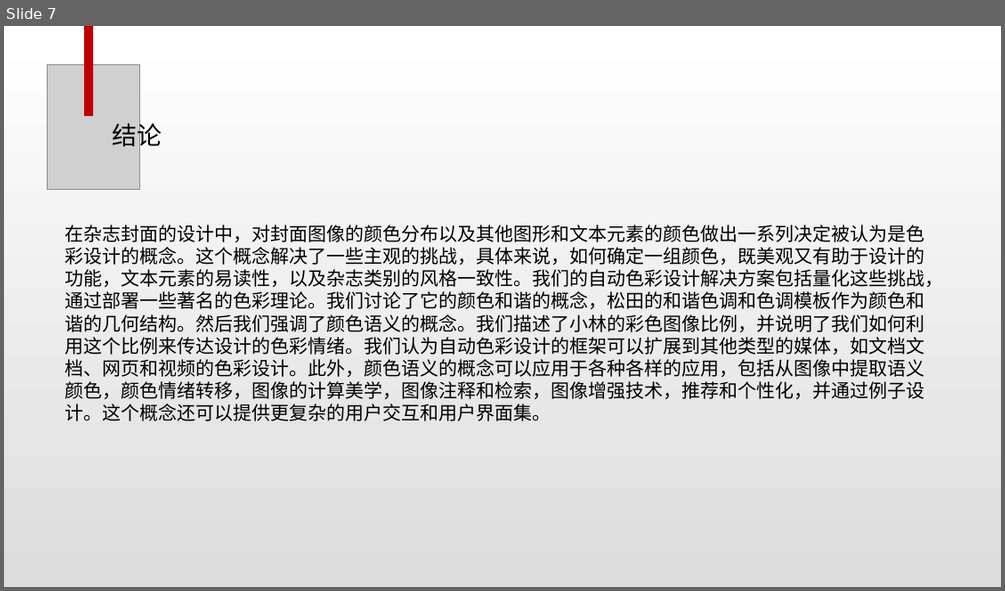
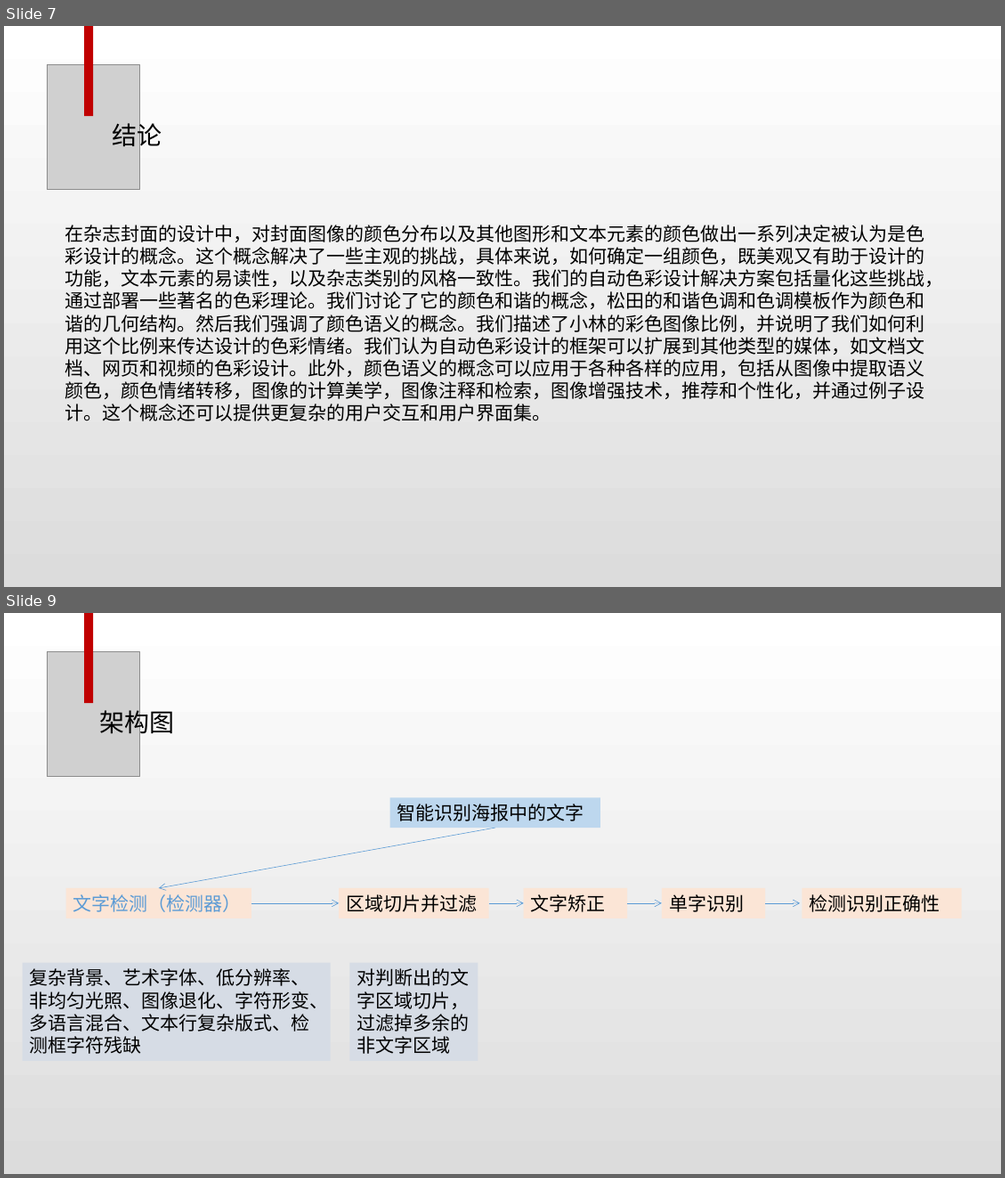
Before and after one commit to banzha/studyAI, a slide deck: week1/杂志封面颜色的自动设计.pptx. Shown one above the other, each under a label of ours: slide 7 before the commit, slides 7 and 9 after it; the slides between them are not shown. The pictures are 1005x591 and 1005x1178 pixels, drawn with LibreOffice and Linux fonts; fonts in the diff are those of the drawing; grey boxes stand for pictures. Boxes give left, top, right and bottom in pixels: in the first picture for what was removed or moved away, otherwise in the second. Text is boxed around its words. In the diff, an @@ line names an element or a change of style, - is before the commit and + after.

```diff
--- a/week1/杂志封面颜色的自动设计.pptx
+++ b/week1/杂志封面颜色的自动设计.pptx
@@ slide 9 added at <box>4,613,1001,1174</box>, background gradient #FFFFFF to #DCDCDC @@
@@ rectangle added at <box>84,613,93,703</box>, fill #C00000 @@
@@ picture added at <box>47,652,139,777</box> @@
@@ text added at <box>99,706,174,738</box>, 24 pt, text #000000 @@
+架构图
@@ rectangle added at <box>390,798,600,827</box>, fill #BDD7EE, 18 pt, text #000000 @@
+智能识别海报中的文字
@@ arrow added from (495, 827) to (159, 888), #5B9BD5 0.5 pt @@
@@ rectangle added at <box>66,888,251,918</box>, fill #FBE5D6, 18 pt, text #5B9BD5 @@
+文字检测（检测器）
@@ arrow added from (251, 903) to (339, 903), #5B9BD5 0.5 pt @@
@@ rectangle added at <box>339,888,489,918</box>, fill #FBE5D6, 18 pt, text #000000 @@
+区域切片并过滤
@@ arrow added from (488, 903) to (524, 903), #5B9BD5 0.5 pt @@
@@ rectangle added at <box>524,888,627,918</box>, fill #FBE5D6, 18 pt, text #000000 @@
+文字矫正
@@ arrow added from (627, 903) to (662, 903), #5B9BD5 0.5 pt @@
@@ rectangle added at <box>662,888,765,918</box>, fill #FBE5D6, 18 pt, text #000000 @@
+单字识别
@@ arrow added from (765, 903) to (801, 903), #5B9BD5 0.5 pt @@
@@ rectangle added at <box>802,888,961,918</box>, fill #FBE5D6, 18 pt, text #000000 @@
+检测识别正确性
@@ rectangle added at <box>23,962,331,1060</box>, fill #D6DCE5, 18 pt, text #000000 @@
+复杂背景、艺术字体、低分辨率、非均匀光照、图像退化、字符形变、多语言混合、文本行复杂版式、检测框字符残缺
@@ rectangle added at <box>349,962,477,1060</box>, fill #D6DCE5, 18 pt, text #000000 @@
+对判断出的文字区域切片，过滤掉多余的非文字区域
```
Also in this commit, not shown: 2 other slides added, 1 other file.
